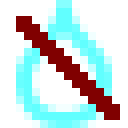
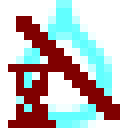
Comparing the layer stacks of the two (128, 128) images. Changes:
added layer "GUELOG" above "NOP" over [8,64,56,128]
